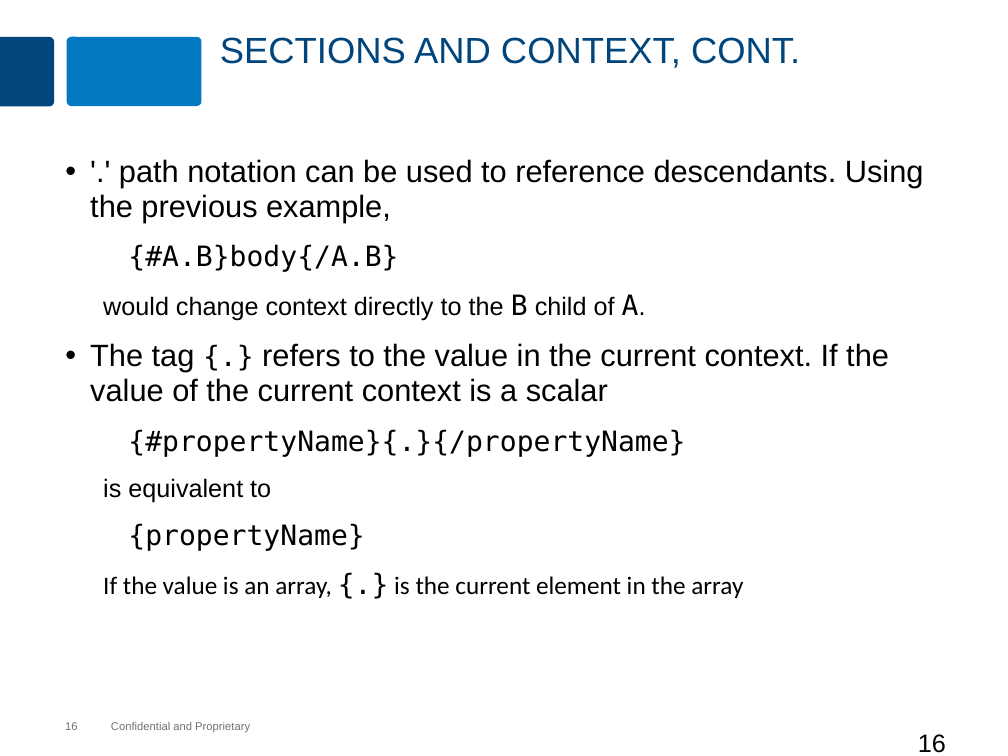
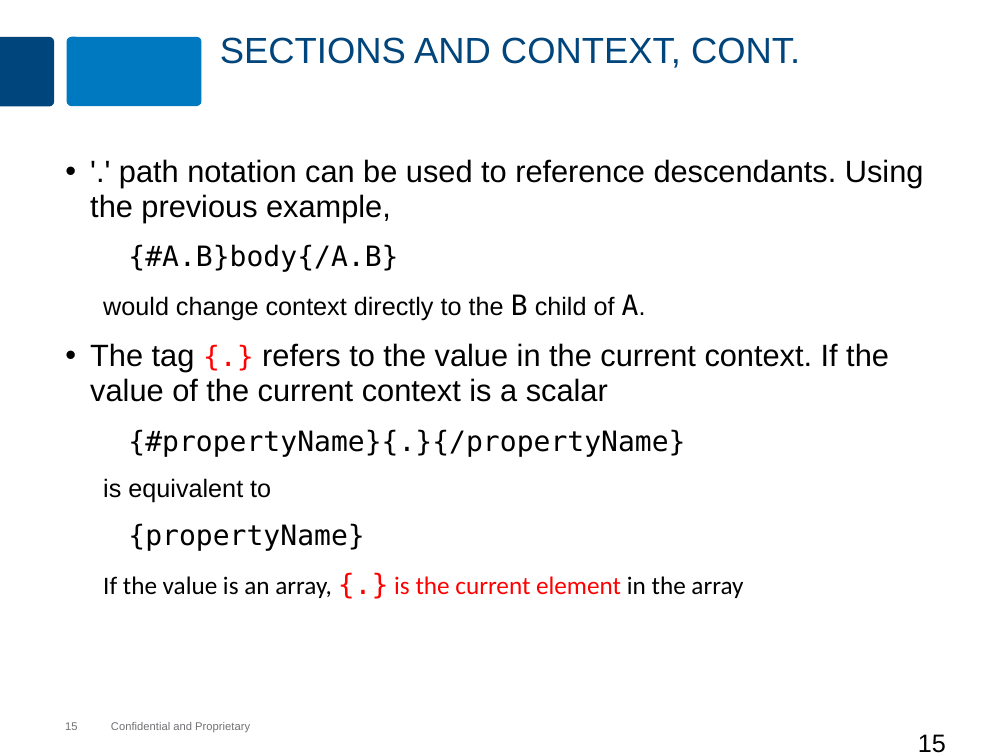
Before and after one commit to MaxMillington/nodePractice, a slide deck: slide 15 of node/lesson-83-dustjs/dustjs.pptx (slide 16 before the commit). Drawn at 1008x756 pixels with LibreOffice and Linux fonts; fonts in the diff are those of the drawing; background and template pictures are left out. Boxes give left, top, right and bottom in pixels: in the first picture for what was removed or moved away, otherwise in the second. Text is boxed around its words. In the diff, an @@ line names an element or a change of style, - is before the commit and + after.

```diff
--- a/node/lesson-83-dustjs/dustjs.pptx
+++ b/node/lesson-83-dustjs/dustjs.pptx
@@ text at (90, 343, 889, 598): text colour #000000 to #FF0000 in "{.}", "{.} is the current element" @@
@@ page number at (918, 734, 946, 753): text changed @@
-16
+15
```
Also in this commit, not shown: 10 other slides changed, 2 slides added, 16 slides removed, 4 other files.
